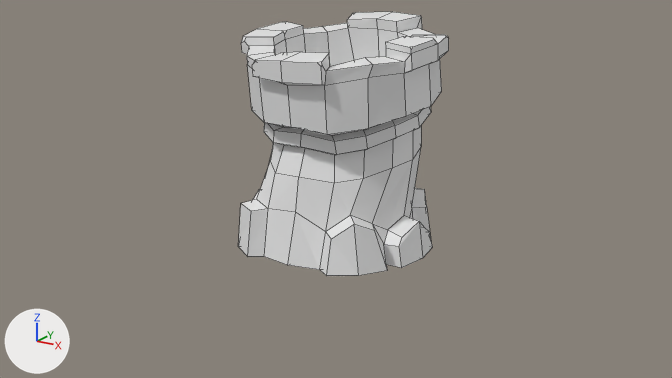
The Blender file Turret.blend as it was, and as the next commit left it.
One viewpoint serves both versions: the file's camera 'Camera'. Lighting does not change. The marker at lower left points along +X, +Y and +Z. Mesh edges are drawn as thin lines.

Before the edit, the objects in view are built like this:
```python
me_cylinder = bpy.data.meshes.new('Cylinder')
me_cylinder.from_pydata(...)  # 326 vertices, 286 faces; spans x -1.19..1.28, y -1.16..1.24, z -1.0..1.62
ob_tower = bpy.data.objects.new('Tower', me_cylinder)
ob_tower.location = (0.0, 0.0, 1.0)
```
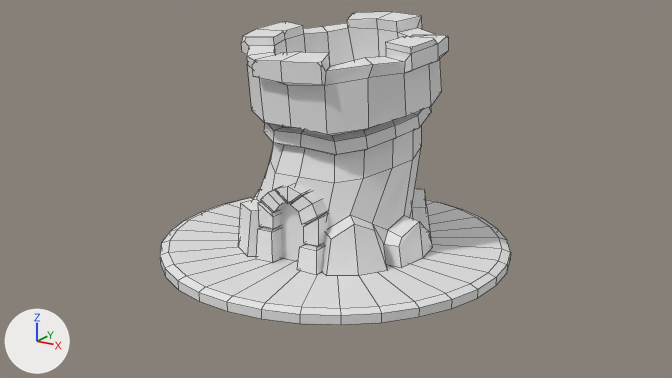
What differs and where, as boxes [x1, y1, x2, y2] in the pictures (672 x 378 px):
'Circle', added: after [160, 197, 511, 325]
'Cube', added: after [256, 184, 328, 275]
'Plane', added: after [279, 202, 306, 262]
part 1 of me_cylinder, cut back: [241, 161, 363, 276] in both

The change, as a diff of the scene's bpy script:
```diff
--- a/Turret.blend.py
+++ b/Turret.blend.py
@@ me_cylinder @@
 # used by ob_tower; location = (0.0, 0.0, 1.0)
-me_cylinder.from_pydata(...)  # 326 vertices, 286 faces; spans x -1.19..1.28, y -1.16..1.24, z -1.0..1.62
+me_cylinder.from_pydata(...)  # 317 vertices, 266 faces; spans x -1.19..1.28, y -1.16..1.24, z -1.0..1.62
+# me_cylinder part 1
+# 12 vertices are removed from x -1.0..1.0, y -1.0..1.0, z -1.0..-0.39
+# 24 faces are deleted
+# 2 vertices move from x -0.37..0.39, y -0.85..-0.81, z -0.58..-0.44 to x -0.35..0.37, y -0.85..-0.81, z -0.58..-0.44
+# 3 vertices are added at (0.36, -0.92, -1.0), (0.01, -0.86, -0.12), (-0.37, -0.92, -1.0)
+# 4 new faces join them
@@ me_circle @@
+me_circle.from_pydata(...)  # 128 vertices, 96 faces; spans x -2.1..2.1, y -2.1..2.1, z -0.14..0.0
@@ me_plane @@
+me_plane.from_pydata([(-0.431, -1.0, 0.0), (0.494, -1.0, 0.0), (-0.427, -0.306, 0.0), (-0.407, 0.057, 0.0), (-0.076, 0.381, 0.0), (0.171, 0.381, 0.0), (0.478, -0.019, 0.0), (0.494, -0.492, 0.0)], [], [(1, 7, 6, 5, 4, 3, 2, 0)])
@@ me_cube_001 @@
+me_cube_001.from_pydata(...)  # 89 vertices, 64 faces; spans x -4.14..4.28, y -7.39..-4.7, z 0.0..2.3
@@ ob_circle @@
+ob_circle = bpy.data.objects.new('Circle', me_circle)
+ob_circle.location = (0.0, 0.0, 0.0)
@@ ob_plane @@
+ob_plane = bpy.data.objects.new('Plane', me_plane)
+ob_plane.location = (-0.019, -0.849, 0.557)
+ob_plane.rotation_euler = (1.571, 0.0, 0.0)  # degrees (90, 0, 0)
+ob_plane.scale = (0.557, 0.557, 0.557)
@@ ob_cube @@
+ob_cube = bpy.data.objects.new('Cube', me_cube_001)
+ob_cube.location = (0.0, 0.054, 0.0)
+ob_cube.scale = (0.1, 0.15, 0.4)
```
